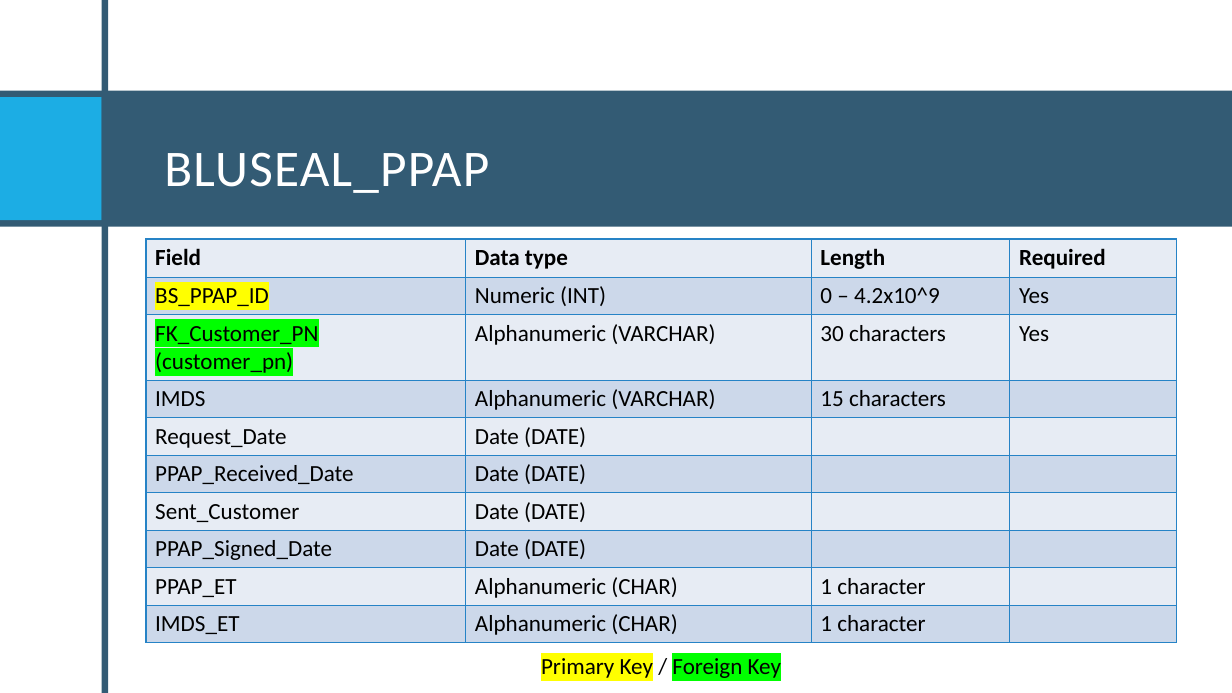
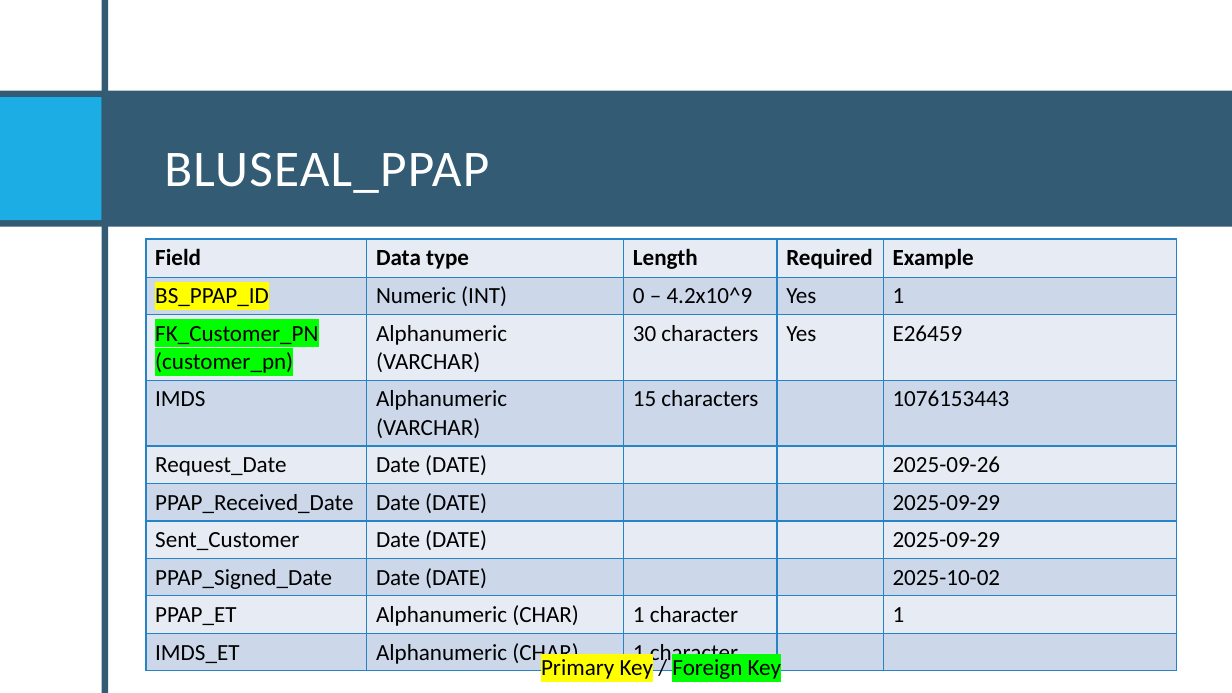
Before and after one commit to Santiago-004/proyecto, a slide deck: slide 12 of Proyecto Final.pptx. Drawn at 1232x693 pixels with LibreOffice and Linux fonts; fonts in the diff are those of the drawing. Boxes give left, top, right and bottom in pixels: in the first picture for what was removed or moved away, otherwise in the second. Text is boxed around its words. In the diff, an @@ line names an element or a change of style, - is before the commit and + after.

```diff
--- a/Proyecto Final.pptx
+++ b/Proyecto Final.pptx
@@ table at [146,239,1177,670] @@
+column 5: Example | 1 | E26459 | 1076153443 | 2025-09-26 | 2025-09-29 | 2025-09-29 | 2025-10-02 | 1 | 
```
Also in this commit, not shown: 23 other slides changed, 7 slides added, 2 other files.
